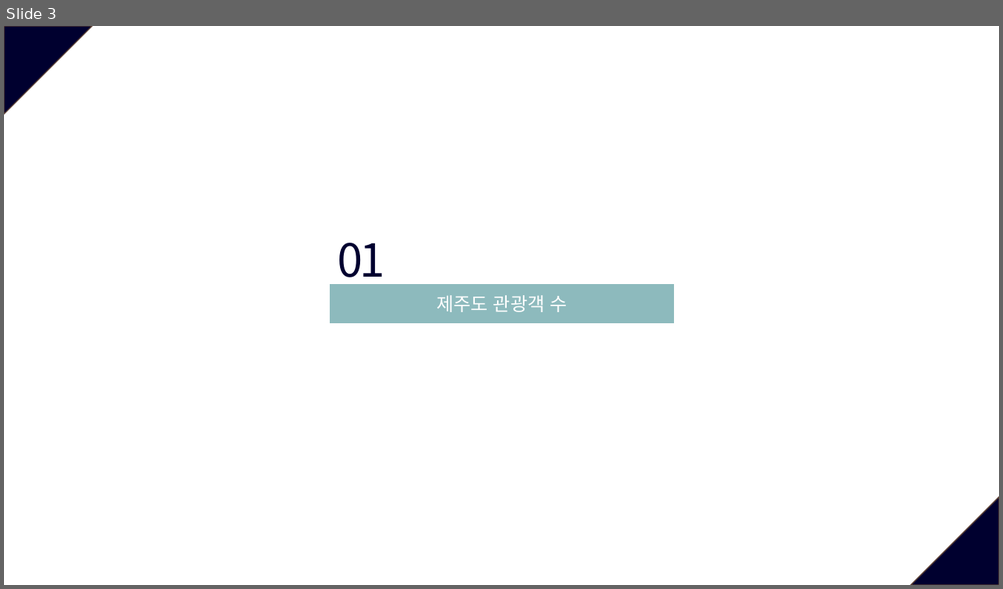
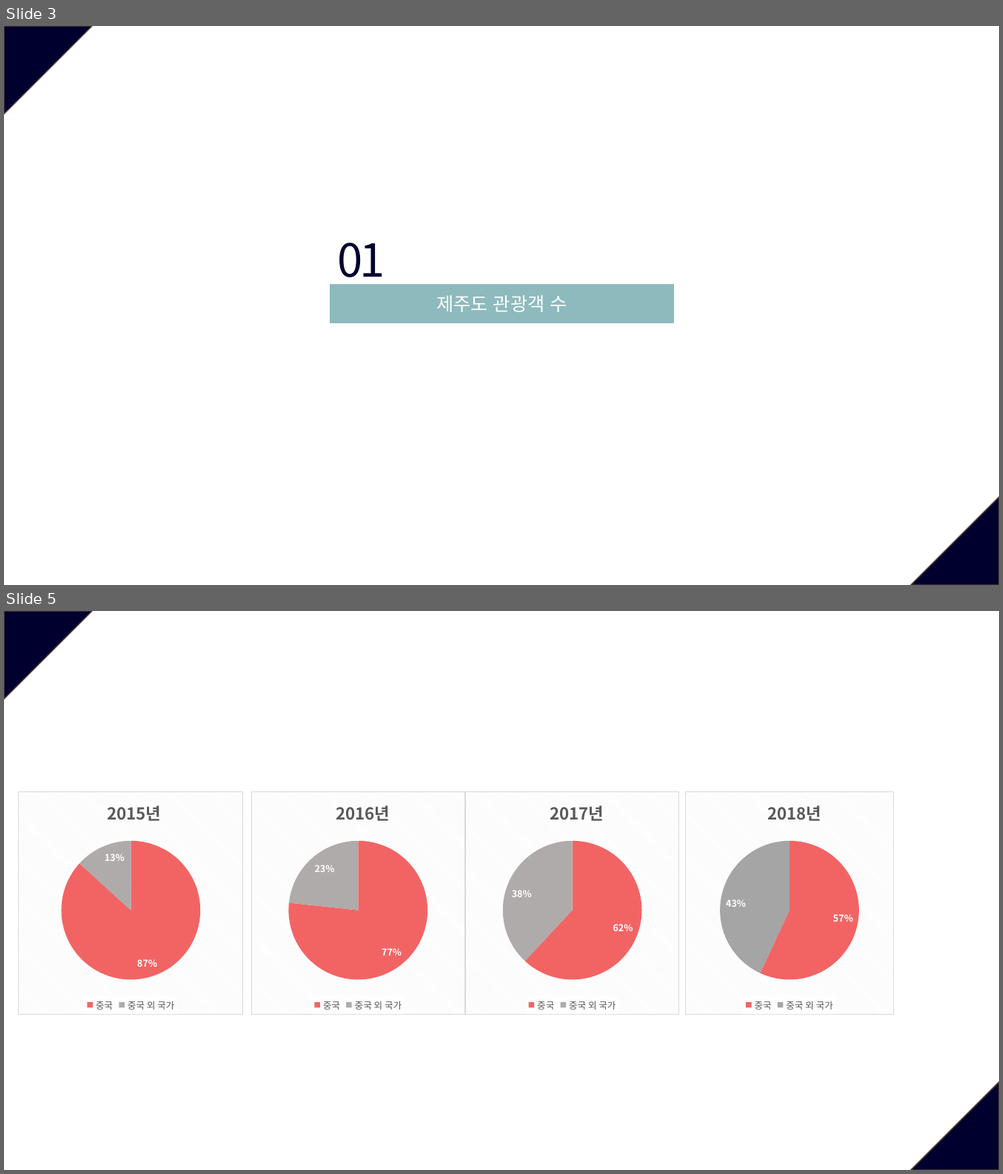
Before and after one commit to so-jeong0127/6-project, a slide deck: 6조_외부환경영향.pptx. Shown one above the other, each under a label of ours: slide 3 before the commit, slides 3 and 5 after it; the slides between them are not shown. The pictures are 1003x589 and 1003x1174 pixels, drawn with LibreOffice and Linux fonts; fonts in the diff are those of the drawing. Boxes give left, top, right and bottom in pixels: in the first picture for what was removed or moved away, otherwise in the second. Text is boxed around its words. In the diff, an @@ line names an element or a change of style, - is before the commit and + after.

```diff
--- a/6조_외부환경영향.pptx
+++ b/6조_외부환경영향.pptx
@@ slide 5 added at <box>4,611,999,1170</box>, background #FFFFFF; not listed: 2 template elements that a slide beside it also shows @@
@@ pie chart added at <box>18,792,244,1015</box> @@
+title "2015년 "
+categories: 중국, 중국 외 국가
+Series 1: 87, 13
@@ pie chart added at <box>251,792,465,1015</box> @@
+title "2016년 "
+categories: 중국, 중국 외 국가
+Series 1: 77, 23
@@ pie chart added at <box>465,792,679,1015</box> @@
+title "2017년 "
+categories: 중국, 중국 외 국가
+Series 1: 62, 38
@@ pie chart added at <box>686,792,893,1015</box> @@
+title "2018년 "
+categories: 중국, 중국 외 국가
+Series 1: 57, 43
```
Also in this commit, not shown: 3 slides changed, 1 slide removed, 5 other files.
